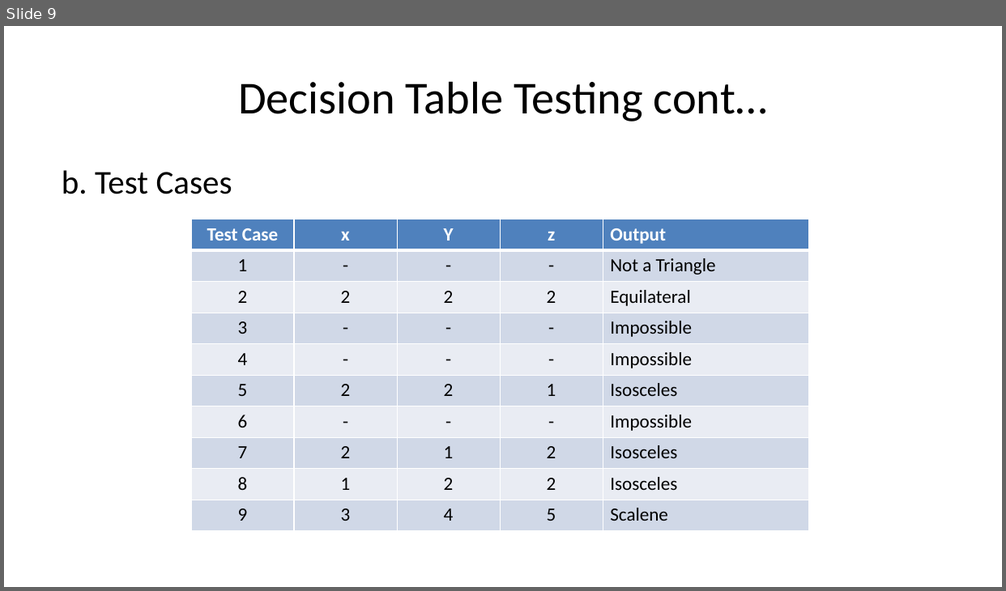
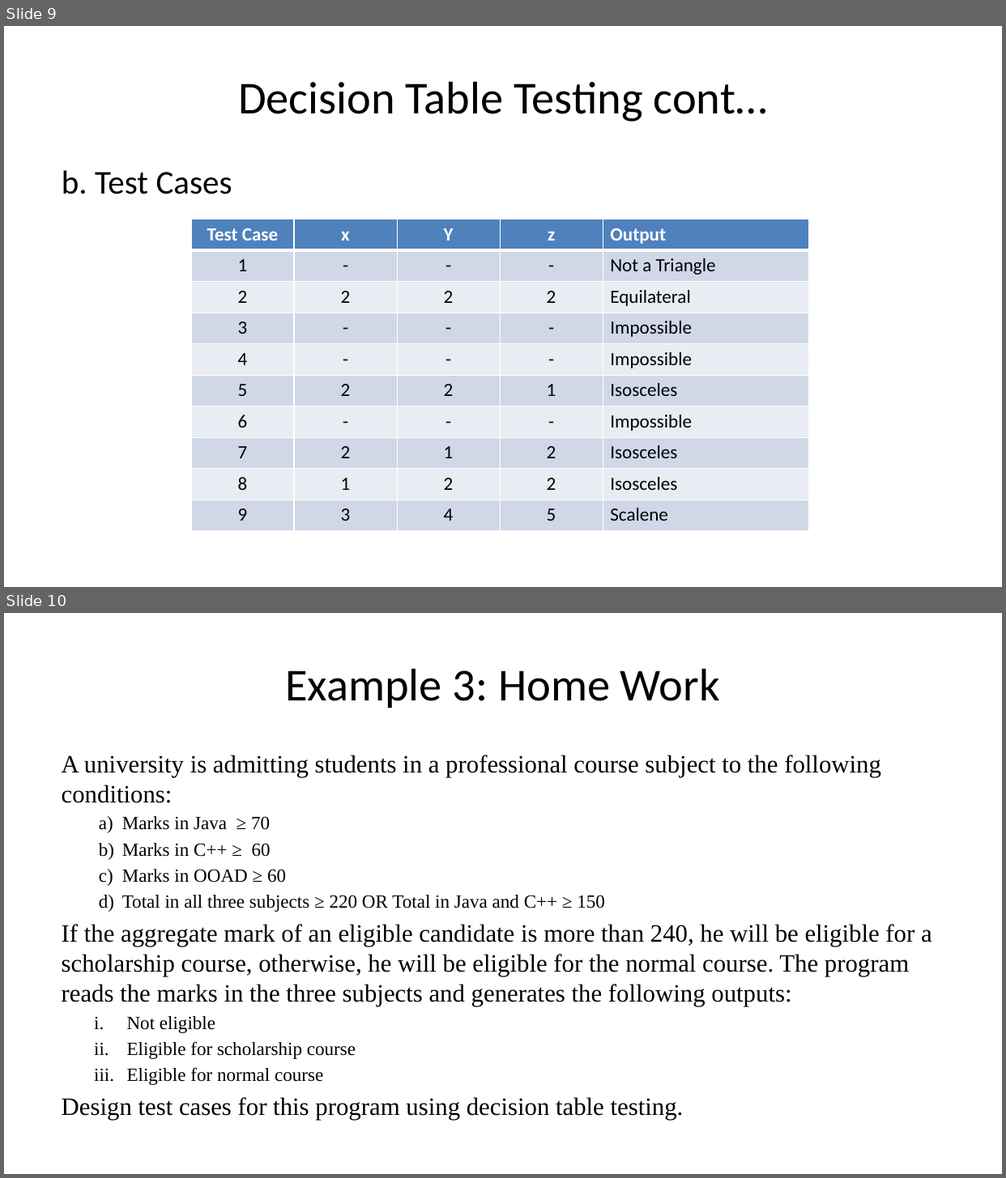
Before and after one commit to nashurgessa/Software-Testing-batch-2022-23, a slide deck: slides/L10 Decision_Table.pptx. Shown one above the other, each under a label of ours: slide 9 before the commit, slides 9 and 10 after it. The pictures are 1006x591 and 1006x1178 pixels, drawn with LibreOffice and Linux fonts; fonts in the diff are those of the drawing. Boxes give left, top, right and bottom in pixels: in the first picture for what was removed or moved away, otherwise in the second. Text is boxed around its words. In the diff, an @@ line names an element or a change of style, - is before the commit and + after.

```diff
--- a/slides/L10 Decision_Table.pptx
+++ b/slides/L10 Decision_Table.pptx
@@ slide 10 added at <box>4,613,1002,1174</box>, background #FFFFFF @@
@@ title added at <box>285,668,720,708</box>, 44 pt, text #000000 @@
+Example 3: Home Work
@@ text added at <box>62,755,932,1120</box>, 24 pt, text #000000 @@
+A university is admitting students in a professional course subject to the following conditions:
+  a) Marks in Java ≥ 70
+  b) Marks in C++ ≥ 60
+  c) Marks in OOAD ≥ 60
+  d) Total in all three subjects ≥ 220 OR Total in Java and C++ ≥ 150
+If the aggregate mark of an eligible candidate is more than 240, he will be eligible for a scholarship course, otherwise, he will be eligible for the normal course. The program reads the marks in the three subjects and generates the following outputs:
+  i. Not eligible
+  ii. Eligible for scholarship course
+  iii. Eligible for normal course
+Design test cases for this program using decision table testing.
```
Also in this commit, not shown: 4 slides changed, 1 other file.
